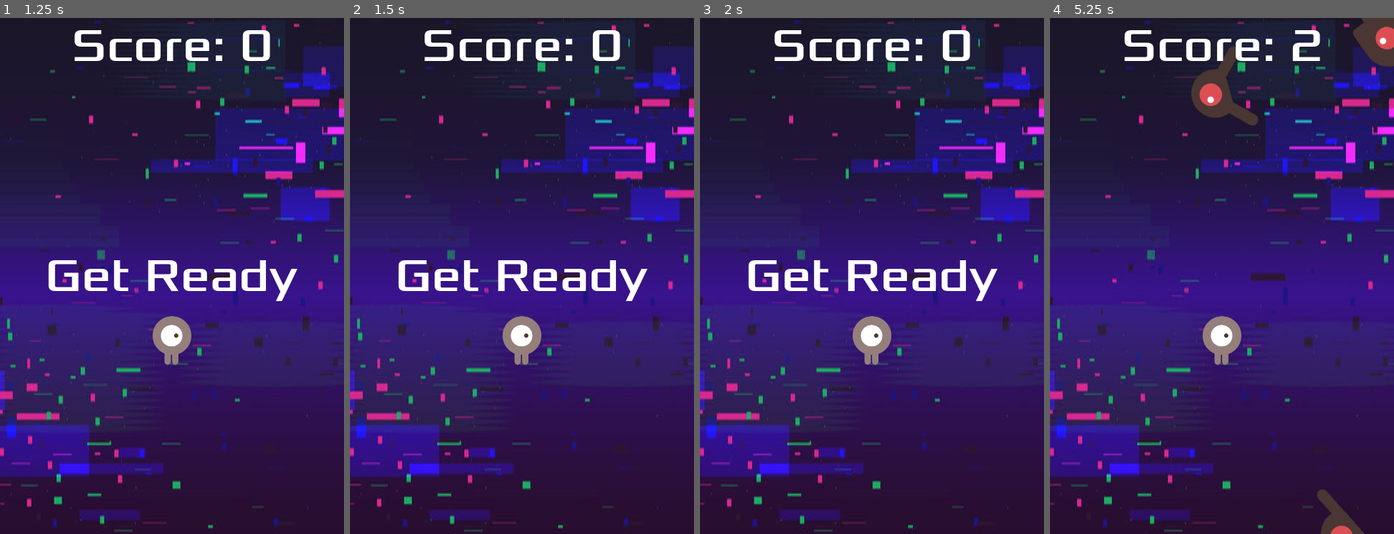
Above: before the commit, frames 1-4 (left to right).
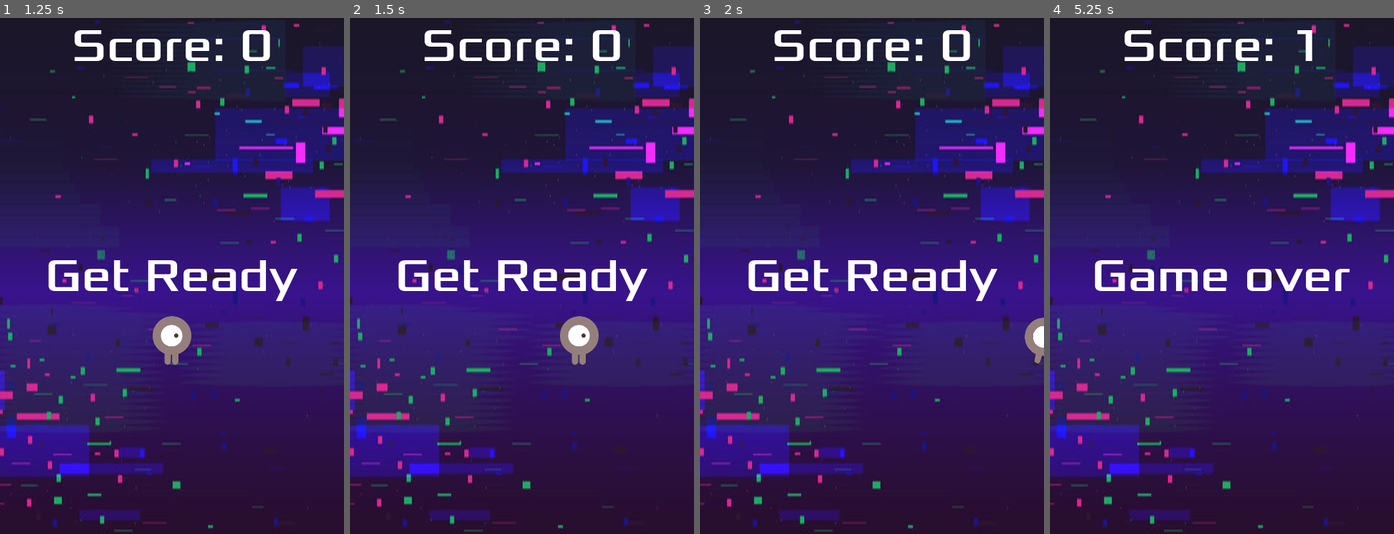
Above: after the commit, the same moments.

Repository: Christio02/first-godot-game
Game: Godot game, scene res://main.tscn
Same seed, same stepped clock (60 frames per second), same inputs: the game is played once before the commit and once after it.
Inputs (mouse positions are in pixels of both pictures, inside the frame that each line leads up to):
- Up to frame 1 (1.25 s): click "Start" at 0.5 s
- Up to frame 2 (1.5 s): tap Enter at 1.25 s; move the mouse to (597, 250) at 1.27 s; hold D (move_right, bound only after the commit) from 1.28 s (still down); click (597, 250) at 1.35 s
- Up to frame 3 (2 s): keep holding D (move_right, bound only after the commit)
- Up to frame 4 (5.25 s): move the mouse to (1153, 301) at 2.02 s; release D (move_right, bound only after the commit) at 2.03 s; hold S (move_down, bound only after the commit) 2.03-2.78 s; click (1153, 301) at 2.1 s; move the mouse to (1256, 162) at 2.77 s; hold D (move_right, bound only after the commit) 2.78-3.53 s; click (1256, 162) at 2.85 s; move the mouse to (1204, 379) at 3.52 s; hold W (move_up, bound only after the commit) 3.53-4.28 s; click (1204, 379) at 3.6 s; move the mouse to (1325, 353) at 4.27 s; hold A (move_left, bound only after the commit) from 4.28 s (still down); click (1325, 353) at 4.35 s; move the mouse to (1118, 198) at 5.02 s; click (1118, 198) at 5.1 s

Frame 1 is identical in both runs. In frame 2, 1.5% of the frame differs, in the area x 44-73%, y 57-68%; in frame 3, 1.1%; in frame 4, 5.3%, in the area x 12-100%, y 0-100%.

Commit message:
add projectile

Diff:
--- a/main.gd
+++ b/main.gd
@@ -18,9 +18,12 @@
 	$StartTimer.start()
 	$HUD.update_score(score)
 	$HUD.show_message("Get Ready")
+	if !$Music.playing: # if false, play music
+		$Music.play()
 
 
-
+func _ready() -> void:
+	$Music.play() # init before clicking start
 
 func _on_mob_timer_timeout():
 	# Create a new instance of the Mob scene.
--- a/main.tscn
+++ b/main.tscn
@@ -53,7 +53,6 @@
 
 [node name="Music" type="AudioStreamPlayer" parent="."]
 stream = ExtResource("6_272bh")
-autoplay = true
 parameters/looping = true
 
 [node name="DeathSound" type="AudioStreamPlayer" parent="."]
--- a/player.gd
+++ b/player.gd
@@ -3,6 +3,8 @@
 signal hit
 
 @export var speed: int = 400 # speed of player (pixels / sec) @export allows setting value in game engine
+@export var Projectile : PackedScene
+
 
 var screen_size # game window size
 var player_size # sprite size
@@ -38,8 +40,22 @@
 	$AnimatedSprite2D.flip_v = velocity.y > 0
 
 
+
 	position += velocity * delta # consistent movement regardless of frame rate
 	position = position.clamp(Vector2.ZERO + (player_size / 2), screen_size) # prevent player to go out of screen
+
+	if Input.is_action_just_pressed("shoot"):
+		shoot()
+
+func shoot() -> void:
+	if not visible or not get_parent().get_node("MobTimer").time_left > 0:
+		return
+	var p: Node = Projectile.instantiate()
+	owner.add_child(p)
+	var mouse_pos: Vector2 = get_global_mouse_position()
+	var direction: Vector2 = (mouse_pos - global_position).normalized()
+	p.start(position, direction, direction.angle())
+	$GunSound.play()
 
 
 func player_control() -> Vector2:
--- a/player.tscn
+++ b/player.tscn
@@ -1,10 +1,12 @@
-[gd_scene load_steps=8 format=3 uid="uid://cv36je1pc4mwm"]
+[gd_scene load_steps=10 format=3 uid="uid://cv36je1pc4mwm"]
 
 [ext_resource type="Texture2D" uid="uid://b5g5qrdhqfdf8" path="res://art/playerGrey_up1.png" id="1_hqtel"]
 [ext_resource type="Script" uid="uid://deeb8inwk0053" path="res://player.gd" id="1_sweqy"]
+[ext_resource type="PackedScene" uid="uid://dw8l1h8ivrsp5" path="res://projectile.tscn" id="2_2hs0m"]
 [ext_resource type="Texture2D" uid="uid://bmd8jmuv2dyer" path="res://art/playerGrey_up2.png" id="2_sweqy"]
 [ext_resource type="Texture2D" uid="uid://mhwghtlliwbi" path="res://art/playerGrey_walk1.png" id="3_2hs0m"]
 [ext_resource type="Texture2D" uid="uid://c7v41vcq4x752" path="res://art/playerGrey_walk2.png" id="4_1jxqw"]
+[ext_resource type="AudioStream" uid="uid://jydhnpgjlnta" path="res://art/sounds/laser.wav" id="7_1jxqw"]
 
 [sub_resource type="SpriteFrames" id="SpriteFrames_dw050"]
 animations = [{
@@ -37,6 +39,7 @@
 
 [node name="Player" type="Area2D"]
 script = ExtResource("1_sweqy")
+Projectile = ExtResource("2_2hs0m")
 metadata/_edit_group_ = true
 
 [node name="AnimatedSprite2D" type="AnimatedSprite2D" parent="."]
@@ -47,4 +50,10 @@
 [node name="CollisionShape2D" type="CollisionShape2D" parent="."]
 shape = SubResource("CapsuleShape2D_b26j0")
 
+[node name="Gun" type="Marker2D" parent="."]
+position = Vector2(27, -10)
+
+[node name="GunSound" type="AudioStreamPlayer" parent="."]
+stream = ExtResource("7_1jxqw")
+
 [connection signal="body_entered" from="." to="." method="_on_body_entered"]
--- a/project.godot
+++ b/project.godot
@@ -25,22 +25,22 @@
 
 move_right={
 "deadzone": 0.5,
-"events": [Object(InputEventKey,"resource_local_to_scene":fa …(140 unchanged characters)… d":false,"keycode":0,"physical_keycode":4194321,"key_label":0,"unicode":0,"location":0,"echo":false,"script":null)
+"events": [Object(InputEventKey,"resource_local_to_scene":fa …(140 unchanged characters)… d":false,"keycode":0,"physical_keycode":68,"key_label":0,"unicode":100,"location":0,"echo":false,"script":null)
 ]
 }
 move_left={
 "deadzone": 0.5,
-"events": [Object(InputEventKey,"resource_local_to_scene":fa …(140 unchanged characters)… d":false,"keycode":0,"physical_keycode":4194319,"key_label":0,"unicode":0,"location":0,"echo":false,"script":null)
+"events": [Object(InputEventKey,"resource_local_to_scene":fa …(140 unchanged characters)… d":false,"keycode":0,"physical_keycode":65,"key_label":0,"unicode":97,"location":0,"echo":false,"script":null)
 ]
 }
 move_up={
 "deadzone": 0.5,
-"events": [Object(InputEventKey,"resource_local_to_scene":fa …(140 unchanged characters)… d":false,"keycode":0,"physical_keycode":4194320,"key_label":0,"unicode":0,"location":0,"echo":false,"script":null)
+"events": [Object(InputEventKey,"resource_local_to_scene":fa …(140 unchanged characters)… d":false,"keycode":0,"physical_keycode":87,"key_label":0,"unicode":119,"location":0,"echo":false,"script":null)
 ]
 }
 move_down={
 "deadzone": 0.5,
-"events": [Object(InputEventKey,"resource_local_to_scene":fa …(140 unchanged characters)… d":false,"keycode":0,"physical_keycode":4194322,"key_label":0,"unicode":0,"location":0,"echo":false,"script":null)
+"events": [Object(InputEventKey,"resource_local_to_scene":fa …(140 unchanged characters)… d":false,"keycode":0,"physical_keycode":83,"key_label":0,"unicode":115,"location":0,"echo":false,"script":null)
 ]
 }
 start_game={
@@ -48,6 +48,12 @@
 "events": [Object(InputEventKey,"resource_local_to_scene":false,"resource_name":"","device":-1,"window_id":0,"alt_press …(195 unchanged characters)…
 ]
 }
+shoot={
+"deadzone": 0.5,
+"events": [Object(InputEventMouseButton,"resource_local_to_scene":false,"resource_name":"","device":-1,"window_id":0,"alt_pressed":false,"shift_pressed":false,"ctrl_pressed":false,"meta_pressed":false,"button_mask":1,"position":Vector2(667, 28),"global_position":Vector2(686, 124),"factor":1.0,"button_index":1,"canceled":false,"pressed":true,"double_click":false,"script":null)
+, Object(InputEventKey,"resource_local_to_scene":false,"resource_name":"","device":-1,"window_id":0,"alt_pressed":false,"shift_pressed":false,"ctrl_pressed":false,"meta_pressed":false,"pressed":false,"keycode":0,"physical_keycode":32,"key_label":0,"unicode":32,"location":0,"echo":false,"script":null)
+]
+}
 
 [rendering]
 
--- /dev/null
+++ b/projectile.gd
@@ -0,0 +1,23 @@
+extends Area2D
+@export var speed: int = 450
+var direction: Vector2
+
+
+
+func start(pos: Vector2, dir: Vector2, rot: float):
+	position = pos
+	direction = dir
+	rotation = rot
+
+
+# Called every frame. 'delta' is the elapsed time since the previous frame.
+func _process(delta: float) -> void:
+	position += direction * speed * delta
+
+	if position.x < 0 or position.x > get_viewport_rect().size.x:
+		queue_free()
+
+func _on_Projectile_body_entered(body: Node2D):
+	if body.is_in_group("mobs"):
+		body.queue_free() # delete mob on hit
+	queue_free() # also delete projectile
--- /dev/null
+++ b/projectile.tscn
@@ -0,0 +1,24 @@
+[gd_scene load_steps=4 format=3 uid="uid://dw8l1h8ivrsp5"]
+
+[ext_resource type="Script" uid="uid://vi1qi6dg6jq" path="res://projectile.gd" id="1_qxf0c"]
+[ext_resource type="Texture2D" uid="uid://4gvd5nfs36yw" path="res://art/projectile.png" id="2_dgwo2"]
+
+[sub_resource type="CapsuleShape2D" id="CapsuleShape2D_qxf0c"]
+radius = 5.0
+height = 58.0
+
+[node name="Projectile" type="Area2D" groups=["projectiles"]]
+script = ExtResource("1_qxf0c")
+
+[node name="Sprite2D" type="Sprite2D" parent="."]
+position = Vector2(0, 3)
+rotation = 1.5708
+texture = ExtResource("2_dgwo2")
+offset = Vector2(6.5, 8.5)
+
+[node name="CollisionShape2D" type="CollisionShape2D" parent="."]
+position = Vector2(-8, 10)
+rotation = 1.5708
+shape = SubResource("CapsuleShape2D_qxf0c")
+
+[connection signal="body_entered" from="." to="." method="_on_Projectile_body_entered"]
Binary file added: art/gun.png
Not shown, added: art/gun.png.import
Binary file added: art/projectile.png
Not shown, added: art/projectile.png.import
Not shown, added: art/sounds/laser.wav.import
Not shown, added: projectile.gd.uid
Not shown, added: art/sounds/laser.wav
